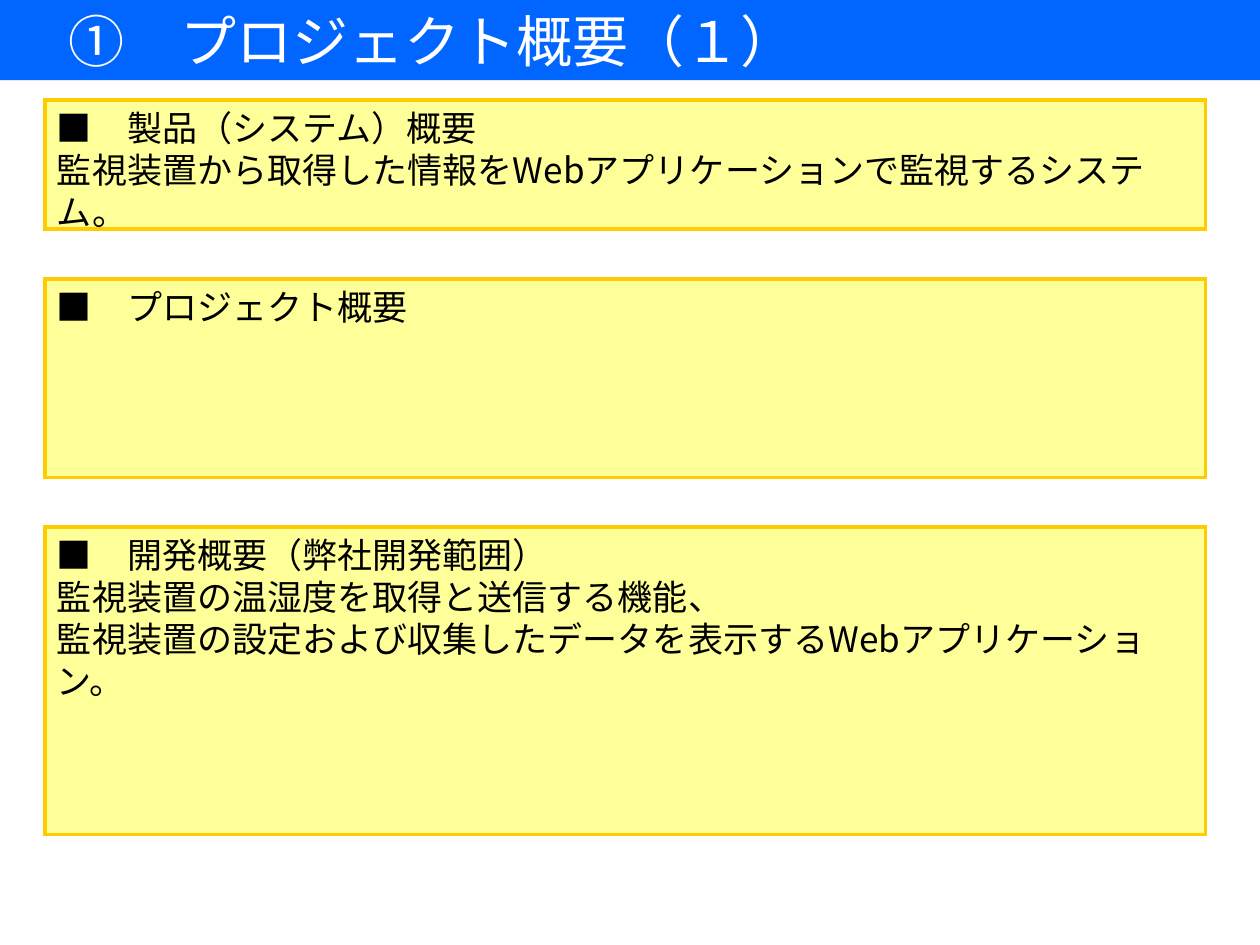
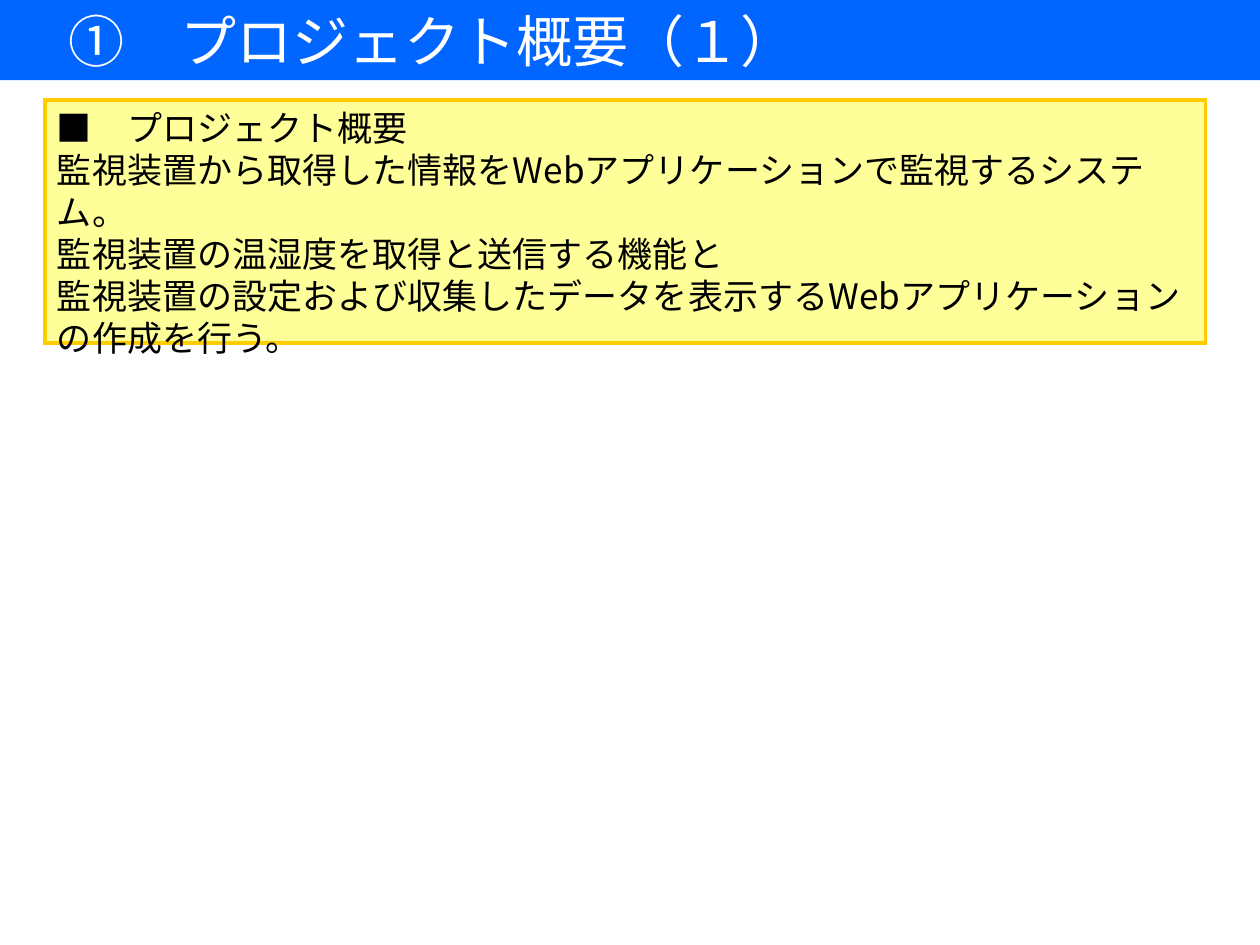
Before and after one commit to 7057547/RemoteMonitoringSystem, a slide deck: slide 4 of DOC/05作成資料/00開発計画書/【遠隔監視システム開発】開発計画書.ppt. Drawn at 1260x945 pixels with LibreOffice and Linux fonts; fonts in the diff are those of the drawing. Boxes give left, top, right and bottom in pixels: in the first picture for what was removed or moved away, otherwise in the second. Text is boxed around its words. In the diff, an @@ line names an element or a change of style, - is before the commit and + after.

```diff
--- a/DOC/05作成資料/00開発計画書/【遠隔監視システム開発】開発計画書.ppt
+++ b/DOC/05作成資料/00開発計画書/【遠隔監視システム開発】開発計画書.ppt
@@ rounded rectangle "■ プロジェクト概要": place and size @@
-rounded rectangle "■ プロジェクト概要" at [44, 101, 1205, 229]
+rounded rectangle "■ プロジェクト概要" at [44, 101, 1205, 344]
@@ text in rounded rectangle at [127, 111, 407, 144]: text changed @@
-■ 製品（システム）概要
+■ プロジェクト概要
@@ text in rounded rectangle at [57, 237, 1180, 361]: paragraphs added @@
+監視装置の温湿度を取得と送信する機能と
+監視装置の設定および収集したデータを表示するWebアプリケーションの作成を行う。
@@ rounded rectangle removed at [44, 280, 1205, 478] @@
-■ プロジェクト概要
@@ rounded rectangle removed at [44, 527, 1205, 834] @@
-■ 開発概要（弊社開発範囲）
-監視装置の温湿度を取得と送信する機能、
-監視装置の設定および収集したデータを表示するWebアプリケーション。
```
Also in this commit, not shown: 2 other slides changed, 1 slide removed, 1 other file.
